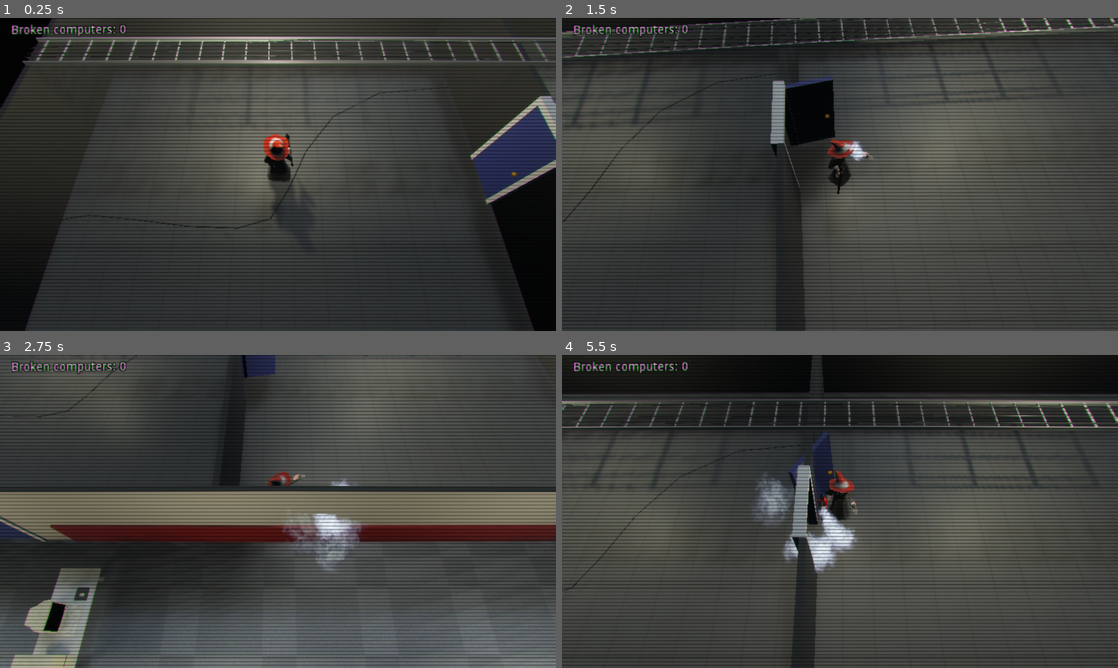
Above: before the commit, frames 1-4 (two rows, left to right).
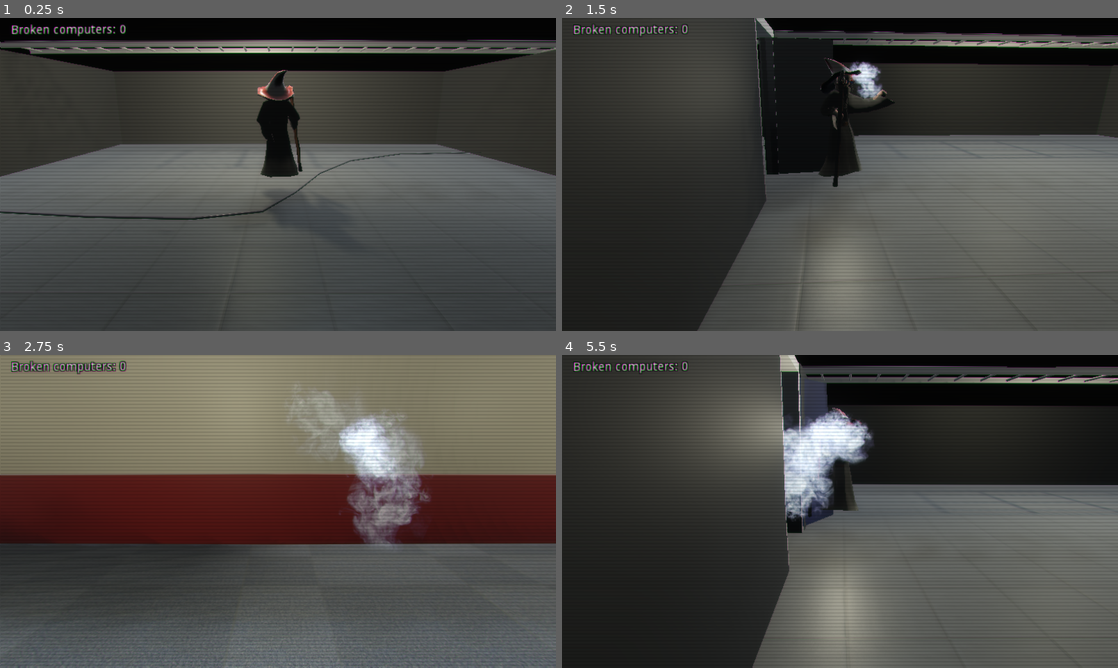
Above: after the commit, the same moments.

Repository: thinwire/Helldesk
Game: Godot game, scene res://nodes/gameworld.tscn
Two runs of this game, one before a commit and one after it. Both use one fixed random seed, a clock stepped at 60 frames per second and the inputs below.
Inputs:
- Up to frame 1 (0.25 s): no input
- Up to frame 2 (1.5 s): tap Enter (ui_accept) at 0.5, 1.35 s; hold Right (ui_right) 0.53-1.28 s; hold Enter (ui_accept) 0.53-1.28 s; hold Down (ui_down) from 1.28 s (still down)
- Up to frame 3 (2.75 s): tap Enter (ui_accept) at 1.52, 1.82 s; release Down (ui_down) at 2.03 s; hold Right (ui_right) from 2.03 s (still down); hold Enter (ui_accept) from 2.03 s (still down)
- Up to frame 4 (5.5 s): release Right (ui_right) at 2.78 s; release Enter (ui_accept) at 2.78 s; hold Up (ui_up) 2.78-3.53 s; tap Enter (ui_accept) at 2.85, 3.02, 3.32, 4.35, 4.52, 4.82 s; hold Enter (ui_accept) 3.53-4.28 s; hold Left (ui_left) 3.53-5.03 s; hold Down (ui_down) from 5.03 s (still down); hold Enter (ui_accept) from 5.03 s (still down)

The runs differ from the first frame. In frame 1, 54% of the frame differs, in the area x 0-100%, y 0-100%; in frame 2, 58%; in frame 3, 62%; in frame 4, 68%.

Commit message:
changed stuff

Diff:
--- /dev/null
+++ b/materials/fire.tres
@@ -0,0 +1,22 @@
+[gd_resource type="SpatialMaterial" load_steps=2 format=2]
+
+[ext_resource path="res://materials/SmokePuff1.png" type="Texture" id=1]
+
+[resource]
+resource_name = "fire"
+flags_transparent = true
+vertex_color_use_as_albedo = true
+params_billboard_mode = 3
+params_grow = true
+params_grow_amount = 0.0
+particles_anim_h_frames = 1
+particles_anim_v_frames = 1
+particles_anim_loop = false
+albedo_color = Color( 1, 1, 1, 0.843137 )
+albedo_texture = ExtResource( 1 )
+emission_enabled = true
+emission = Color( 0.827451, 0.521569, 0.192157, 1 )
+emission_energy = 10.09
+emission_operator = 1
+emission_on_uv2 = false
+emission_texture = ExtResource( 1 )
--- /dev/null
+++ b/materials/smoke.tres
@@ -0,0 +1,16 @@
+[gd_resource type="SpatialMaterial" load_steps=2 format=2]
+
+[ext_resource path="res://materials/SmokePuff1.png" type="Texture" id=1]
+
+[resource]
+resource_name = "fire"
+flags_transparent = true
+vertex_color_use_as_albedo = true
+params_billboard_mode = 3
+params_grow = true
+params_grow_amount = 0.0
+particles_anim_h_frames = 1
+particles_anim_v_frames = 1
+particles_anim_loop = false
+albedo_color = Color( 0.266667, 0.266667, 0.266667, 1 )
+albedo_texture = ExtResource( 1 )
--- a/nodes/camera.gd
+++ b/nodes/camera.gd
@@ -1,7 +1,7 @@
 extends Camera
 
-const height = 6;
-const distance = 3;
+const height = 1;
+const distance = 4;
 
 func _ready():
 	pass # Replace with function body.
--- a/nodes/gameworld.tscn
+++ b/nodes/gameworld.tscn
@@ -27,8 +27,11 @@
 tonemap_exposure = 0.92
 ssao_enabled = true
 glow_enabled = true
-glow_bloom = 0.05
-glow_hdr_threshold = 1.53
+glow_intensity = 0.75
+glow_strength = 0.94
+glow_bloom = 0.02
+glow_blend_mode = 0
+glow_hdr_threshold = 1.62
 
 [node name="gameworld" type="Node"]
 script = ExtResource( 5 )
@@ -38,7 +41,7 @@
 [node name="level_root" parent="." instance=ExtResource( 2 )]
 
 [node name="camera" type="Camera" parent="."]
-transform = Transform( 1, 0, 0, 0, 1, 0, 0, 0, 1, 0, 4, 5 )
+transform = Transform( 1, 0, 0, 0, 1, 0, 0, 0, 1, 0, 1, 13 )
 environment = SubResource( 2 )
 fov = 58.0
 far = 250.0
@@ -145,7 +148,8 @@
 
 [node name="crtshader" type="TextureRect" parent="postprocessLayer"]
 material = ExtResource( 6 )
-margin_right = 1280.0
+margin_left = 1.0
+margin_right = 1281.0
 margin_bottom = 720.0
 texture = ExtResource( 7 )
 expand = true
--- a/nodes/level/table.gd
+++ b/nodes/level/table.gd
@@ -7,7 +7,8 @@
 func _ready():
 	global.tables.append(self);
 	_timeToDeath = rand_range(global.tableDeathTimeMin, global.tableDeathTimeMax);
-	$smokeParticles.emitting = false;
+	$smoke.emitting = false;
+	$fire.emitting = false;
 
 # Called every frame. 'delta' is the elapsed time since the previous frame.
 func _process(delta):
@@ -16,13 +17,17 @@
 		if(_timeToDeath < 0):
 			setState(global.TableState.BROKEN);
 
+
+
 func setState(state):
 	self.state = state;
 	if state == global.TableState.ACTIVE:
-		$smokeParticles.emitting = false;
+		$smoke.emitting = false;
+		$fire.emitting = false;
 		_timeToDeath = rand_range(global.tableDeathTimeMin, global.tableDeathTimeMax);
 	elif state == global.TableState.BROKEN:
-		$smokeParticles.emitting = true;
+		$smoke.emitting = true;
+		$fire.emitting = true;
 
 	print("Table ", self, " state set to ", state);
 
--- a/nodes/level/table.tscn
+++ b/nodes/level/table.tscn
@@ -1,8 +1,9 @@
-[gd_scene load_steps=8 format=2]
+[gd_scene load_steps=12 format=2]
 
 [ext_resource path="res://objects/computer_table.glb" type="PackedScene" id=1]
 [ext_resource path="res://nodes/level/table.gd" type="Script" id=2]
-[ext_resource path="res://materials/extinguisher_particles.material" type="Material" id=3]
+[ext_resource path="res://materials/fire.tres" type="Material" id=3]
+[ext_resource path="res://materials/smoke.tres" type="Material" id=4]
 
 [sub_resource type="BoxShape" id=1]
 
@@ -11,8 +12,18 @@
 [sub_resource type="QuadMesh" id=3]
 material = ExtResource( 3 )
 
-[sub_resource type="Gradient" id=4]
-colors = PoolColorArray( 0, 0, 0, 1, 1, 1, 1, 0 )
+[sub_resource type="Curve" id=7]
+_data = [ Vector2( 0, 0.0681818 ), 0.0, 0.0, 0, 0, Vector2( 0.349845, 0.777273 ), 0.579545, 0.579545, 0, 0, Vector2( 1, 0 ), 0.0, 0.0, 0, 0 ]
+
+[sub_resource type="Gradient" id=5]
+offsets = PoolRealArray( 0, 0.303333, 0.56, 0.81, 1 )
+colors = PoolColorArray( 0.558105, 0.558105, 0.558105, 1, 1, 1, 1, 1, 1, 1, 1, 1, 0.0233333, 0.0233333, 0.0233333, 1, 1, 1, 1, 0 )
+
+[sub_resource type="QuadMesh" id=6]
+material = ExtResource( 4 )
+
+[sub_resource type="Curve" id=4]
+_data = [ Vector2( 0.157895, 0.0090909 ), 0.0, 2.72225, 0, 0, Vector2( 0.73065, 0.871591 ), 0.787066, 0.787066, 0, 0, Vector2( 0.972136, 0.242045 ), 0.0479984, 0.0, 0, 0 ]
 
 [node name="table" type="StaticBody"]
 script = ExtResource( 2 )
@@ -35,26 +46,63 @@
 transform = Transform( 1, 0, 0, 0, 1, 0, 0, 0, 0.25, 0, 0, 0.513321 )
 shape = SubResource( 2 )
 
-[node name="smokeParticles" type="CPUParticles" parent="."]
-transform = Transform( 1, 0, 0, 0, 1, 0, 0, 0, 1, 0.00309226, 0.817318, -0.873932 )
+[node name="fire" type="CPUParticles" parent="."]
+transform = Transform( 1, 0, 0, 0, 1, 0, 0, 0, 1, 0.00309226, 0.876632, -0.576871 )
 cast_shadow = 0
 emitting = false
-amount = 16
-lifetime = 1.56
+amount = 20
+lifetime = 1.37
+randomness = 0.51
+lifetime_randomness = 0.46
+draw_order = 2
 mesh = SubResource( 3 )
-emission_shape = 2
-emission_box_extents = Vector3( 0.3, 0.3, 0.3 )
 direction = Vector3( 1, 1, 0 )
-spread = 35.05
-gravity = Vector3( 0, 2, 0 )
-initial_velocity_random = 0.02
-angular_velocity = 7.24
-angular_velocity_random = 0.15
+spread = 31.26
+flatness = 0.72
+gravity = Vector3( 0, 1.935, 0 )
+initial_velocity_random = 1.0
+angular_velocity = 153.36
+angular_velocity_random = 0.66
 linear_accel = -1.01
 linear_accel_random = 0.02
 radial_accel = 1.01
 radial_accel_random = 0.03
-tangential_accel_random = 0.07
-color_ramp = SubResource( 4 )
+tangential_accel = -20.36
+tangential_accel_random = 0.39
+damping_random = 0.04
+angle = -319.0
+angle_random = 0.5
+scale_amount_curve = SubResource( 7 )
+color_ramp = SubResource( 5 )
+
+[node name="smoke" type="CPUParticles" parent="."]
+transform = Transform( 2.19709, 0, 0, 0, 2.19709, 0, 0, 0, 2.19709, 0.0106501, 0.830705, -0.561076 )
+cast_shadow = 0
+emitting = false
+amount = 24
+lifetime = 2.31
+speed_scale = 0.4
+lifetime_randomness = 0.24
+draw_order = 2
+mesh = SubResource( 6 )
+direction = Vector3( 1, 1, 0 )
+spread = 31.26
+flatness = 0.72
+gravity = Vector3( 0, 1.935, 0 )
+initial_velocity_random = 1.0
+angular_velocity = 153.36
+angular_velocity_random = 0.66
+linear_accel = -1.01
+linear_accel_random = 0.02
+radial_accel = 1.01
+radial_accel_random = 0.03
+tangential_accel = -20.36
+tangential_accel_random = 0.39
+damping_random = 0.04
+angle = -319.0
+angle_random = 0.5
+scale_amount = 1.5
+scale_amount_curve = SubResource( 4 )
+color_ramp = SubResource( 5 )
 [connection signal="area_entered" from="trigger" to="." method="_on_trigger_area_entered"]
 [connection signal="area_exited" from="trigger" to="." method="_on_trigger_area_exited"]
--- a/shaders/postprocess.tres
+++ b/shaders/postprocess.tres
@@ -67,7 +67,7 @@
 [resource]
 shader = SubResource( 1 )
 shader_param/scanline_bright = 1.0
-shader_param/scanline_dark = 0.7
+shader_param/scanline_dark = 0.893
 shader_param/scanline_width = 5.0
 shader_param/wave_freq = 15.0
 shader_param/wave_speed = 6.539
